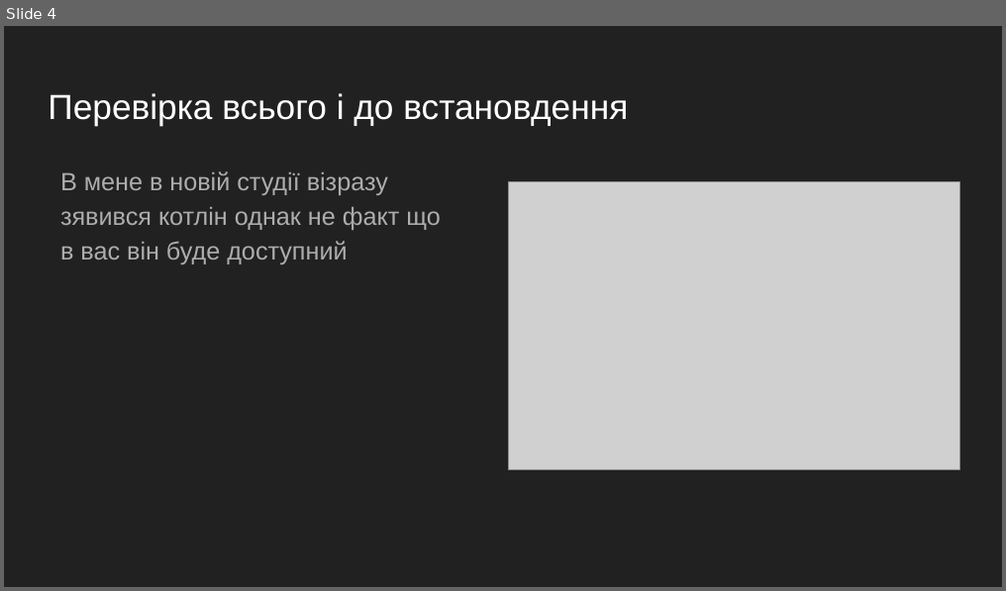
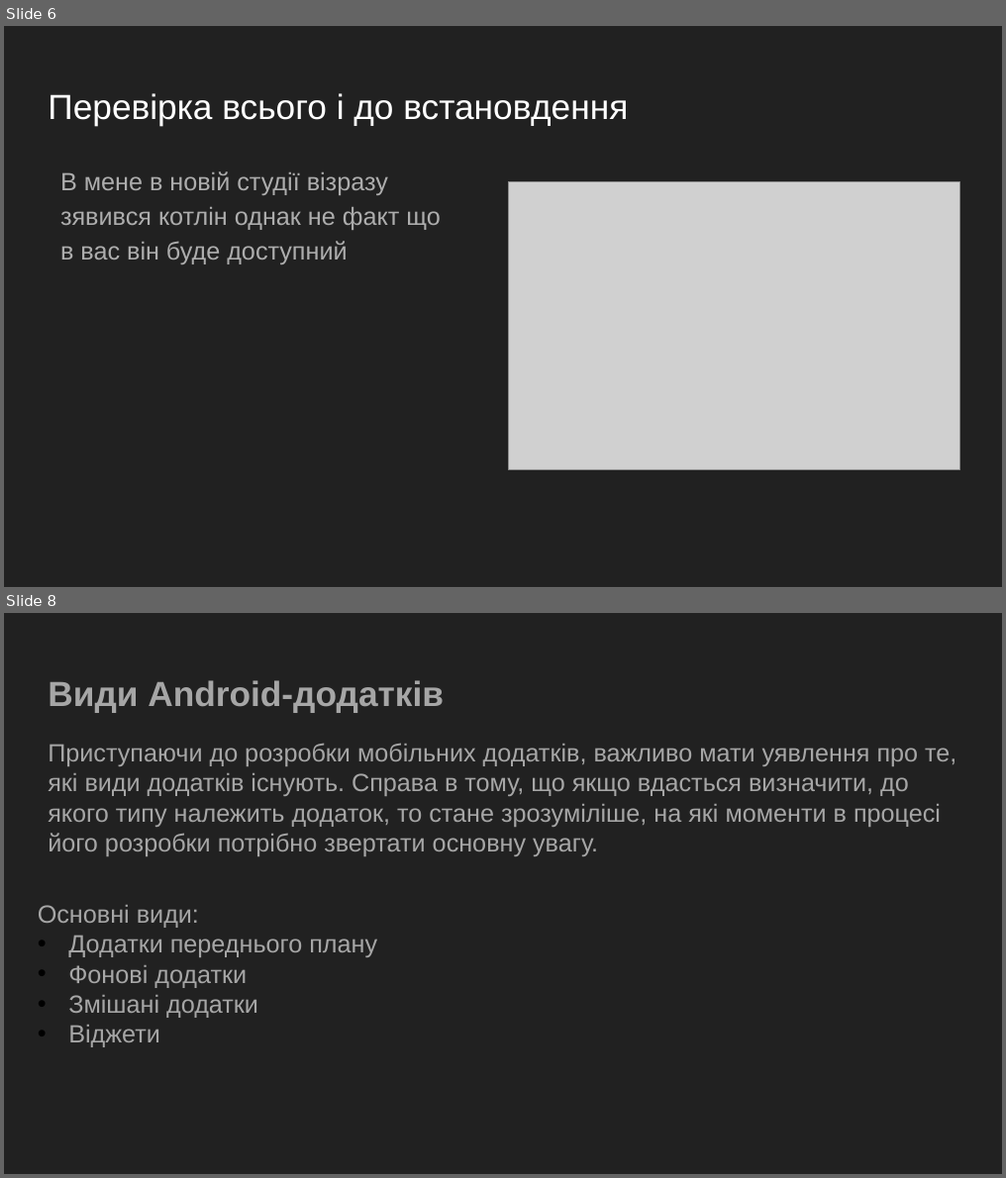
Before and after one commit to GeorgKantsedal/MMP-KKS-tasks, a slide deck: lectures materials/cross platform programming/3. Android studio setup.pptx. Shown one above the other, each under a label of ours: slide 4 before the commit, slides 6 and 8 after it; the slides between them are not shown. The pictures are 1006x591 and 1006x1178 pixels, drawn with LibreOffice and Linux fonts; fonts in the diff are those of the drawing; grey boxes stand for pictures. Boxes give left, top, right and bottom in pixels: in the first picture for what was removed or moved away, otherwise in the second. Text is boxed around its words. In the diff, an @@ line names an element or a change of style, - is before the commit and + after.

```diff
--- a/lectures materials/cross platform programming/3. Android studio setup.pptx
+++ b/lectures materials/cross platform programming/3. Android studio setup.pptx
@@ slide 8 added at box(4, 613, 1002, 1174), background #212121 @@
@@ title added at box(48, 680, 444, 712), 25.2 pt, text #A6A6A6, bold @@
+Види Android-додатків
@@ text added at box(48, 743, 956, 857), 18 pt, text #A6A6A6 @@
+Приступаючи до розробки мобільних додатків, важливо мати уявлення про те, які види додатків існують. Справа в тому, що якщо вдасться визначити, до якого типу належить додаток, то стане зрозуміліше, на які моменти в процесі його розробки потрібно звертати основну увагу.
@@ text added at box(38, 905, 377, 1048), 18 pt, text #A6A6A6 @@
+Основні види:
+• Додатки переднього плану
+• Фонові додатки
+• Змішані додатки
+• Віджети
@@ what was slide 4 is now slide 6 @@
```
Also in this commit, not shown: 16 other slides added, 2 slides removed.
